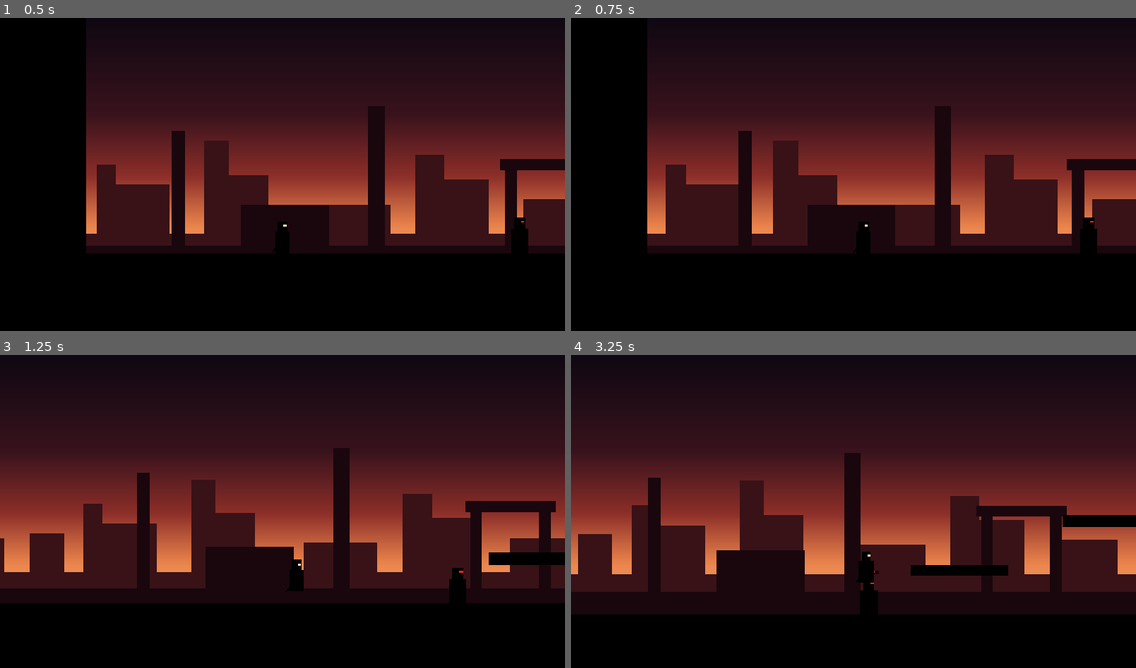
Above: before the commit, frames 1-4 (two rows, left to right).
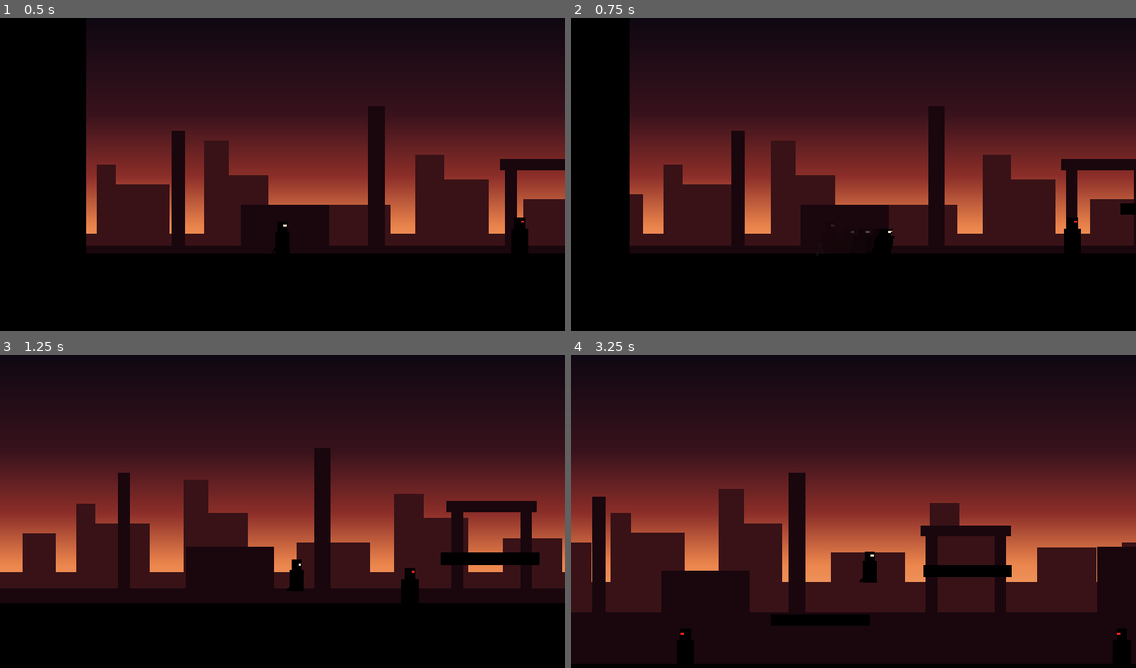
Above: after the commit, the same moments.

Repository: NobleRat/Kill-The-Man
Game: Godot game, scene res://levels/test_level.tscn
Same seed, same stepped clock (60 frames per second), same inputs: the game is played once before the commit and once after it.
Inputs:
- Up to frame 1 (0.5 s): no input
- Up to frame 2 (0.75 s): hold D (move_right) from 0.53 s (still down); tap Shift (dash, bound only after the commit) at 0.6 s
- Up to frame 3 (1.25 s): keep holding D (move_right); tap Space (jump) at 0.77, 0.8, 1.07 s
- Up to frame 4 (3.25 s): tap Space (jump) at 1.35, 1.52, 1.82, 2.3, 3.02 s; tap Shift (dash, bound only after the commit) at 1.55, 2.85 s; release D (move_right) at 2.03 s; hold A (move_left) 2.03-2.78 s; tap J (attack) at 2.1 s; hold D (move_right) from 2.78 s (still down)

Frame 1 is identical in both runs. In frame 2, 6.4% of the frame differs, in the area x 10-100%, y 7-76%; in frame 3, 10%; in frame 4, 35%, in the area x 0-100%, y 31-99%.

Commit message:
დეში (Shift): სწრაფი გასხლტომა ანარეკლებით
- Shift — სწრაფი დეში დაჭერილი მიმართულებით (ან იქით, საითაც იყურება):
  ~150 პიქსელი 0.16 წამში.
- ანიმაცია: სხეული წინ იხრება და იჭიმება, უკან რჩება ქრებადი
  ანარეკლები (effects/afterimage.gd), მიწაზე — მტვერი (effects/dash_dust.tscn).
- ჰაერშიც შეიძლება — ერთხელ, მიწაზე დაშვებამდე. დეშის დროს სიმძიმე არ მოქმედებს.
- 0.3 წამის გაგრილება; კედელთან დეში წყდება; ხტომა დეშს წყვეტს.
- მახვილთან ერთად: დეშის დროს დაჭერილი დარტყმა დეშის მერე სრულდება;
  მოქნევის შუაში დაჭერილი დეში მოქნევის დასრულებას ელოდება.
- ყველა რიცხვი Player-ის Inspector-შია, ჯგუფში „დეში“.

Co-Authored-By: Claude Opus 5.5 <noreply@anthropic.com>

Diff:
--- /dev/null
+++ b/effects/afterimage.gd
@@ -0,0 +1,35 @@
+extends Node2D
+## დეშის „ანარეკლი“: პერსონაჟის გაყინული სილუეტი, რომელიც ნელ-ნელა ქრება.
+
+## რამდენ წამში ქრება ბოლომდე.
+var fade_time := 0.25
+
+var _shapes: Array[PackedVector2Array] = []
+var _colors := PackedColorArray()
+
+
+func _ready() -> void:
+	var tween := create_tween()
+	tween.tween_property(self, "modulate:a", 0.0, fade_time).set_ease(Tween.EASE_OUT).set_trans(Tween.TRANS_QUAD)
+	tween.tween_callback(queue_free)
+
+
+## სილუეტს „იღებს“ source-ის მართკუთხედებიდან (Polygon2D შვილებიდან),
+## იმავე ადგილას, იმავე პოზაში. opacity — რამდენად გამჭვირვალეა (0..1).
+func copy_from(source: Node2D, opacity: float) -> void:
+	global_transform = source.global_transform
+	for child in source.get_children():
+		var shape := child as Polygon2D
+		if shape == null or not shape.visible:
+			continue
+		_shapes.append(shape.transform * shape.polygon)
+		var color := shape.color
+		color.a *= opacity
+		_colors.append(color)
+	reset_physics_interpolation()
+	queue_redraw()
+
+
+func _draw() -> void:
+	for i in _shapes.size():
+		draw_colored_polygon(_shapes[i], _colors[i])
--- /dev/null
+++ b/effects/dash_dust.tscn
@@ -0,0 +1,33 @@
+[gd_scene format=3]
+
+[ext_resource type="Script" path="res://effects/one_shot_particles.gd" id="1_particles"]
+
+[sub_resource type="Gradient" id="Gradient_fade"]
+offsets = PackedFloat32Array(0, 1)
+colors = PackedColorArray(1, 1, 1, 0.9, 1, 1, 1, 0)
+
+[sub_resource type="Curve" id="Curve_shrink"]
+_data = [Vector2(0, 1), 0.0, 0.0, 0, 0, Vector2(1, 0.3), 0.0, 0.0, 0, 0]
+point_count = 2
+
+[node name="DashDust" type="CPUParticles2D"]
+emitting = false
+amount = 10
+lifetime = 0.4
+one_shot = true
+explosiveness = 0.9
+emission_shape = 3
+emission_rect_extents = Vector2(6, 2)
+direction = Vector2(-1, -0.3)
+spread = 25.0
+gravity = Vector2(0, -80)
+initial_velocity_min = 120.0
+initial_velocity_max = 280.0
+damping_min = 400.0
+damping_max = 600.0
+scale_amount_min = 4.0
+scale_amount_max = 8.0
+scale_amount_curve = SubResource("Curve_shrink")
+color = Color(0.09, 0.06, 0.08, 1)
+color_ramp = SubResource("Gradient_fade")
+script = ExtResource("1_particles")
--- a/player/player.gd
+++ b/player/player.gd
@@ -1,5 +1,5 @@
 extends CharacterBody2D
-## მოთამაშე: სირბილი, ხტომა და მახვილით დარტყმა.
+## მოთამაშე: სირბილი, ხტომა, დეში (Shift) და მახვილით დარტყმა.
 ##
 ## ქვემოთ მოცემული რიცხვები შეგიძლიათ Inspector-ში შეცვალოთ
 ## (აირჩიეთ Player კვანძი) — კოდში შესვლა არ არის საჭირო.
@@ -36,9 +36,36 @@
 ## მოქნევის დროს მიწაზე რამდენად სწრაფად ჩერდება.
 @export var attack_friction := 1400.0
 
+@export_group("დეში")
+## დეშის სიჩქარე (პიქსელი წამში). მანძილი ≈ სიჩქარე × ხანგრძლივობა.
+@export var dash_speed := 900.0
+## რამდენ ხანს გრძელდება ერთი დეში (წამი).
+@export var dash_time := 0.16
+## დეშის დასრულებიდან ამდენი წამი უნდა გავიდეს შემდეგ დეშამდე.
+@export var dash_cooldown := 0.3
+## ჰაერშიც შეიძლება დეში (ერთხელ, მიწაზე დაშვებამდე).
+@export var air_dash := true
+## დეშის ღილაკი ამდენი წამით ადრე დაჭერილიც ჩაითვლება.
+@export var dash_buffer_time := 0.15
+## დეშისას სხეული ამდენჯერ იჭიმება სიგრძეში (1 = არ იჭიმება).
+@export_range(1.0, 2.0) var dash_stretch := 1.25
+## დეშისას სხეული წინ ამდენი გრადუსით იხრება.
+@export_range(0.0, 45.0) var dash_lean := 12.0
+## უკან დატოვებული „ანარეკლების“ სიხშირე: ერთი ამდენ წამში.
+@export var ghost_interval := 0.03
+## ანარეკლის სიმკვრივე (0 = უხილავი, 1 = სრულიად შავი).
+@export_range(0.0, 1.0) var ghost_opacity := 0.5
+## რამდენ წამში ქრება ანარეკლი.
+@export var ghost_fade_time := 0.25
+
 @export_group("სხვა")
 ## ამ სიღრმეზე ჩავარდნისას მოთამაშე საწყის ადგილას ბრუნდება.
 @export var fall_limit := 1300.0
+
+const AFTERIMAGE := preload("res://effects/afterimage.gd")
+const DASH_DUST := preload("res://effects/dash_dust.tscn")
+## დეშის შემდეგ სხეული ამდენ წამში სწორდება.
+const DASH_POSE_RECOVERY := 0.12
 
 var _coyote_timer := 0.0
 var _jump_buffer_timer := 0.0
@@ -46,6 +73,16 @@
 ## 1 = მარჯვნივ იყურება, -1 = მარცხნივ.
 var _facing := 1.0
 
+## დეშის დასრულებამდე დარჩენილი დრო (0 = ახლა დეში არ ხდება).
+var _dash_timer := 0.0
+var _dash_direction := 1.0
+var _dash_buffer_timer := 0.0
+var _dash_cooldown_timer := 0.0
+var _air_dash_ready := true
+var _ghost_timer := 0.0
+## 1 = სხეული სრულად დახრილი/გაჭიმულია, 0 = ჩვეულებრივი.
+var _dash_pose := 0.0
+
 @onready var _visual: Node2D = $Visual
 @onready var _sword: Sword = $Visual/Sword
 
@@ -60,10 +97,18 @@
 	if Input.is_action_just_pressed("attack"):
 		_sword.request_attack()
 
-	_apply_gravity(delta)
+	_handle_dash(delta)
+	# დეშის დროს სიმძიმე არ მოქმედებს — პირდაპირ ხაზზე მივფრინავთ.
+	if not _is_dashing():
+		_apply_gravity(delta)
 	_handle_jump(delta)
 	_handle_run(delta)
 	move_and_slide()
+
+	# კედელს შევასკდით — დეში აქვე მთავრდება.
+	if _is_dashing() and is_on_wall():
+		_end_dash()
+	_update_pose(delta)
 
 	if global_position.y > fall_limit:
 		_respawn()
@@ -91,6 +136,9 @@
 		_jump_buffer_timer -= delta
 
 	if _jump_buffer_timer > 0.0 and _coyote_timer > 0.0:
+		# მიწაზე დეშის დროს ხტომა დეშს წყვეტს.
+		if _is_dashing():
+			_end_dash()
 		velocity.y = -jump_speed
 		_jump_buffer_timer = 0.0
 		_coyote_timer = 0.0
@@ -101,6 +149,9 @@
 
 
 func _handle_run(delta: float) -> void:
+	# დეშის დროს სიჩქარეს თვითონ დეში მართავს.
+	if _is_dashing():
+		return
 	# მოქნევის დროს მიწაზე სირბილი არ შეიძლება — დარტყმას „წონა“ აქვს.
 	# ჰაერში კი მოთამაშე ძველი სიჩქარით აგრძელებს ფრენას.
 	if _sword.is_busy():
@@ -115,17 +166,110 @@
 		velocity.x = move_toward(velocity.x, direction * run_speed, acceleration * control * delta)
 		# პერსონაჟი მოძრაობის მხარეს „იყურება“.
 		_facing = signf(direction)
-		_visual.scale.x = _facing
 	else:
 		velocity.x = move_toward(velocity.x, 0.0, friction * control * delta)
 
 
+func _handle_dash(delta: float) -> void:
+	if Input.is_action_just_pressed("dash"):
+		_dash_buffer_timer = dash_buffer_time
+	else:
+		_dash_buffer_timer -= delta
+	if is_on_floor():
+		_air_dash_ready = true
+
+	if _is_dashing():
+		_dash_timer -= delta
+		if _dash_timer <= 0.0:
+			_end_dash()
+			return
+		velocity = Vector2(_dash_direction * dash_speed, 0.0)
+		_ghost_timer -= delta
+		if _ghost_timer <= 0.0:
+			_spawn_afterimage()
+			_ghost_timer += ghost_interval
+		return
+
+	_dash_cooldown_timer -= delta
+	if _dash_buffer_timer > 0.0 and _can_dash():
+		_start_dash()
+
+
+func _can_dash() -> bool:
+	# მოქნევის შუაში დეში არ შეიძლება (დაჭერილი დეში მოქნევის მერე შესრულდება),
+	# მოქნევის შემდგომ დასვენებას კი დეში წყვეტს.
+	if _dash_cooldown_timer > 0.0 or _sword.is_busy():
+		return false
+	return is_on_floor() or (air_dash and _air_dash_ready)
+
+
+func _start_dash() -> void:
+	_dash_buffer_timer = 0.0
+	if not is_on_floor():
+		_air_dash_ready = false
+	# დეში დაჭერილი მიმართულებით, თუ არაფერია დაჭერილი — იქით, საითაც იყურება.
+	var direction := Input.get_axis("move_left", "move_right")
+	if direction != 0.0:
+		_facing = signf(direction)
+	_dash_direction = _facing
+	_dash_timer = dash_time
+	_dash_pose = 1.0
+	_sword.locked = true
+	velocity = Vector2(_dash_direction * dash_speed, 0.0)
+
+	_spawn_afterimage()
+	_ghost_timer = ghost_interval
+	if is_on_floor():
+		_spawn_dust()
+
+
+func _end_dash() -> void:
+	_dash_timer = 0.0
+	_dash_cooldown_timer = dash_cooldown
+	_sword.locked = false
+	# დეშის მერე ჩვეულებრივი სირბილის სიჩქარით ვაგრძელებთ (კედელთან — 0).
+	velocity.x = _dash_direction * minf(absf(velocity.x), run_speed)
+
+
+func _is_dashing() -> bool:
+	return _dash_timer > 0.0
+
+
+# სხეულის პოზა: დეშისას წინ იხრება და იჭიმება, მერე სწრაფად სწორდება.
+func _update_pose(delta: float) -> void:
+	if not _is_dashing():
+		_dash_pose = move_toward(_dash_pose, 0.0, delta / DASH_POSE_RECOVERY)
+	var stretch := lerpf(1.0, dash_stretch, _dash_pose)
+	_visual.scale = Vector2(_facing * stretch, 1.0 / stretch)
+	_visual.skew = _facing * deg_to_rad(dash_lean) * _dash_pose
+
+
+func _spawn_afterimage() -> void:
+	var ghost := AFTERIMAGE.new()
+	ghost.fade_time = ghost_fade_time
+	var level := get_parent()
+	level.add_child(ghost)
+	# ანარეკლი მოთამაშის უკან უნდა ჩანდეს, არა წინ.
+	level.move_child(ghost, get_index())
+	ghost.copy_from(_visual, ghost_opacity)
+
+
+func _spawn_dust() -> void:
+	var dust: CPUParticles2D = DASH_DUST.instantiate()
+	dust.position = global_position
+	# მტვერი დეშის საწინააღმდეგო მხარეს იფანტება.
+	dust.direction = Vector2(-_dash_direction, -0.3)
+	get_parent().add_child(dust)
+
+
 func _on_sword_swing_started() -> void:
 	if is_on_floor():
 		velocity.x = _facing * lunge_speed
 
 
 func _respawn() -> void:
+	if _is_dashing():
+		_end_dash()
 	global_position = _spawn_position
 	velocity = Vector2.ZERO
 	reset_physics_interpolation()
--- a/player/sword.gd
+++ b/player/sword.gd
@@ -39,6 +39,9 @@
 ## მოქნევის კვალის ფერი.
 @export var trail_color := Color(1.0, 0.9, 0.75, 0.8)
 
+## true — ახალი მოქნევა ვერ დაიწყება (მაგ. დეშის დროს). დაჭერილი დარტყმა რიგში რჩება.
+var locked := false
+
 var _phase := Phase.READY
 var _phase_time := 0.0
 var _phase_start_angle := 0.0
@@ -74,7 +77,7 @@
 
 	match _phase:
 		Phase.READY:
-			if _buffer_timer > 0.0:
+			if _buffer_timer > 0.0 and not locked:
 				_start_swing()
 
 		Phase.WINDUP:
@@ -102,7 +105,7 @@
 			# მახვილი ნელ-ნელა მშვიდ მდგომარეობას უბრუნდება.
 			var t := minf(_phase_time / recovery_time, 1.0)
 			_blade.rotation = lerp_angle(_phase_start_angle, deg_to_rad(REST_ANGLE), smoothstep(0.0, 1.0, t))
-			if _buffer_timer > 0.0 and _phase_time >= combo_delay:
+			if _buffer_timer > 0.0 and _phase_time >= combo_delay and not locked:
 				_start_swing()
 			elif _phase_time >= recovery_time:
 				_enter_phase(Phase.READY)
--- a/project.godot
+++ b/project.godot
@@ -51,6 +51,11 @@
 , Object(InputEventMouseButton,"resource_local_to_scene":false,"resource_name":"","device":-1,"window_id":0,"alt_presse …(244 unchanged characters)…
 ]
 }
+dash={
+"deadzone": 0.2,
+"events": [Object(InputEventKey,"resource_local_to_scene":false,"resource_name":"","device":-1,"window_id":0,"alt_pressed":false,"shift_pressed":false,"ctrl_pressed":false,"meta_pressed":false,"pressed":false,"keycode":0,"physical_keycode":4194325,"key_label":0,"unicode":0,"location":0,"echo":false,"script":null)
+]
+}
 restart={
 "deadzone": 0.2,
 "events": [Object(InputEventKey,"resource_local_to_scene":false,"resource_name":"","device":-1,"window_id":0,"alt_press …(192 unchanged characters)…
Not shown, added: effects/afterimage.gd.uid
